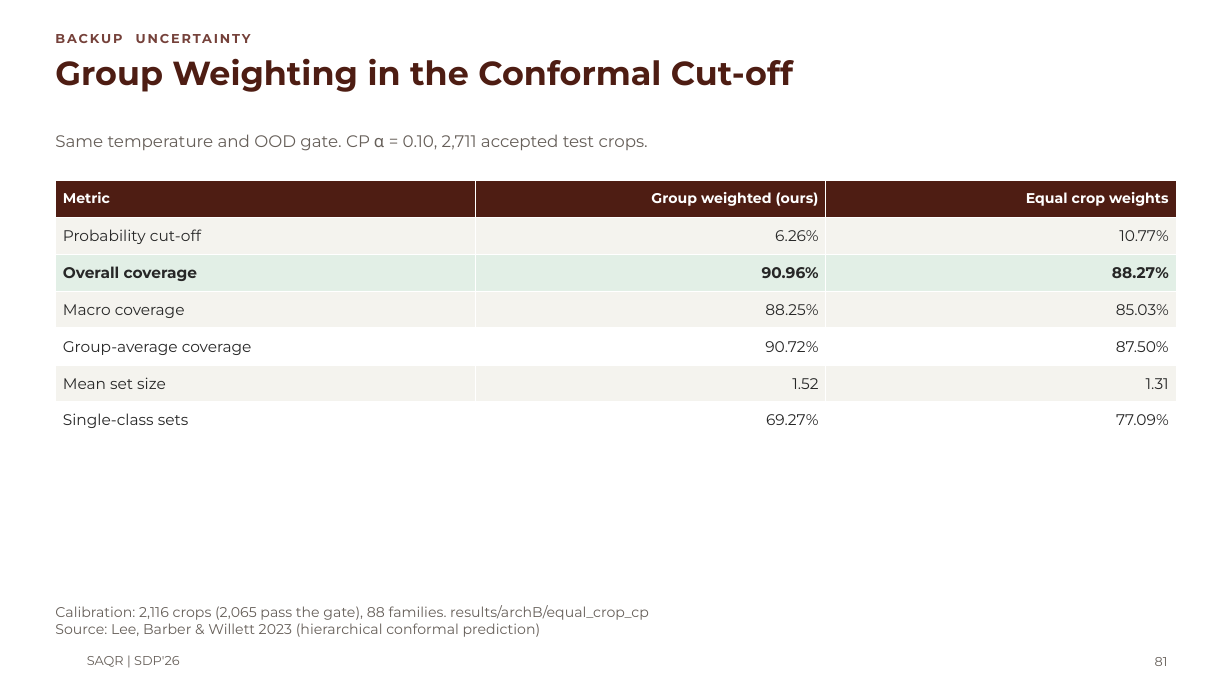
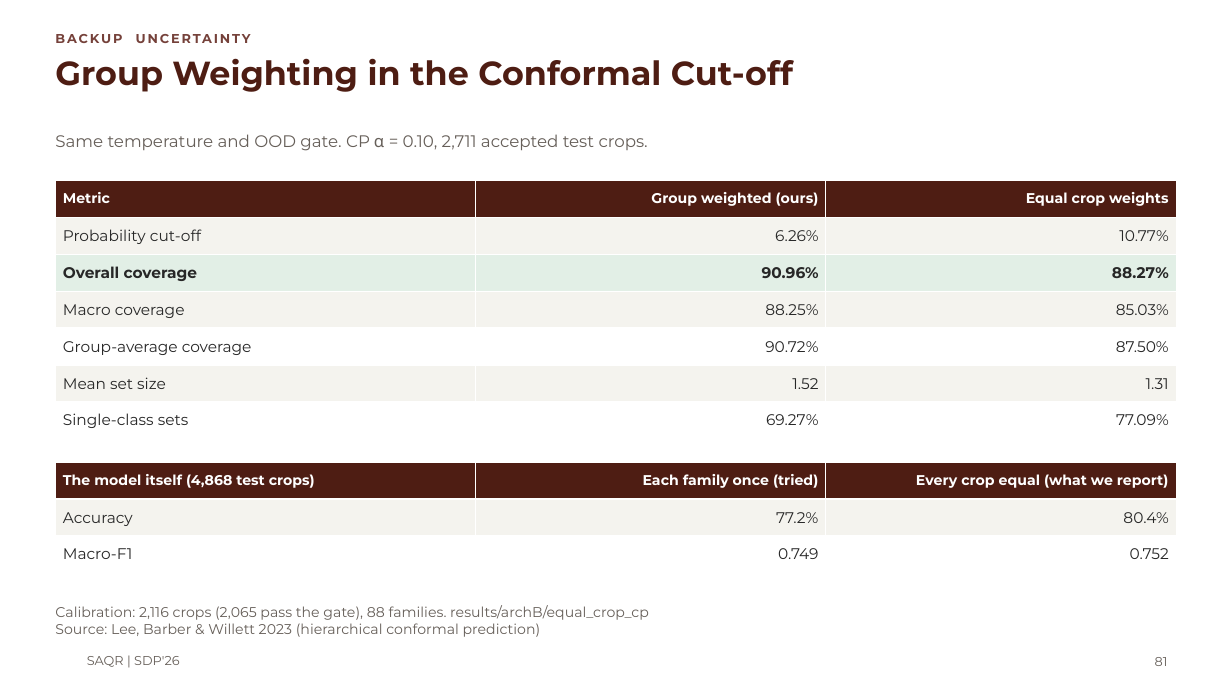
Before and after one commit to MASAR-AUS/SAQR, a slide deck: slide 81 of SAQR CMP490 Presentation.pptx. Drawn at 1232x693 pixels with LibreOffice and Linux fonts; fonts in the diff are those of the drawing; background and template pictures are left out. Boxes give left, top, right and bottom in pixels: in the first picture for what was removed or moved away, otherwise in the second. Text is boxed around its words. In the diff, an @@ line names an element or a change of style, - is before the commit and + after.

```diff
--- a/SAQR CMP490 Presentation.pptx
+++ b/SAQR CMP490 Presentation.pptx
@@ table added at bbox=[55, 462, 1177, 573], 3 rows, 3 columns @@
+The model itself (4,868 test crops) | Each family once (tried) | Every crop equal (what we report)
+Accuracy | 77.2% | 80.4%
+Macro-F1 | 0.749 | 0.752
```
Also in this commit, not shown: 1 other slide changed.
